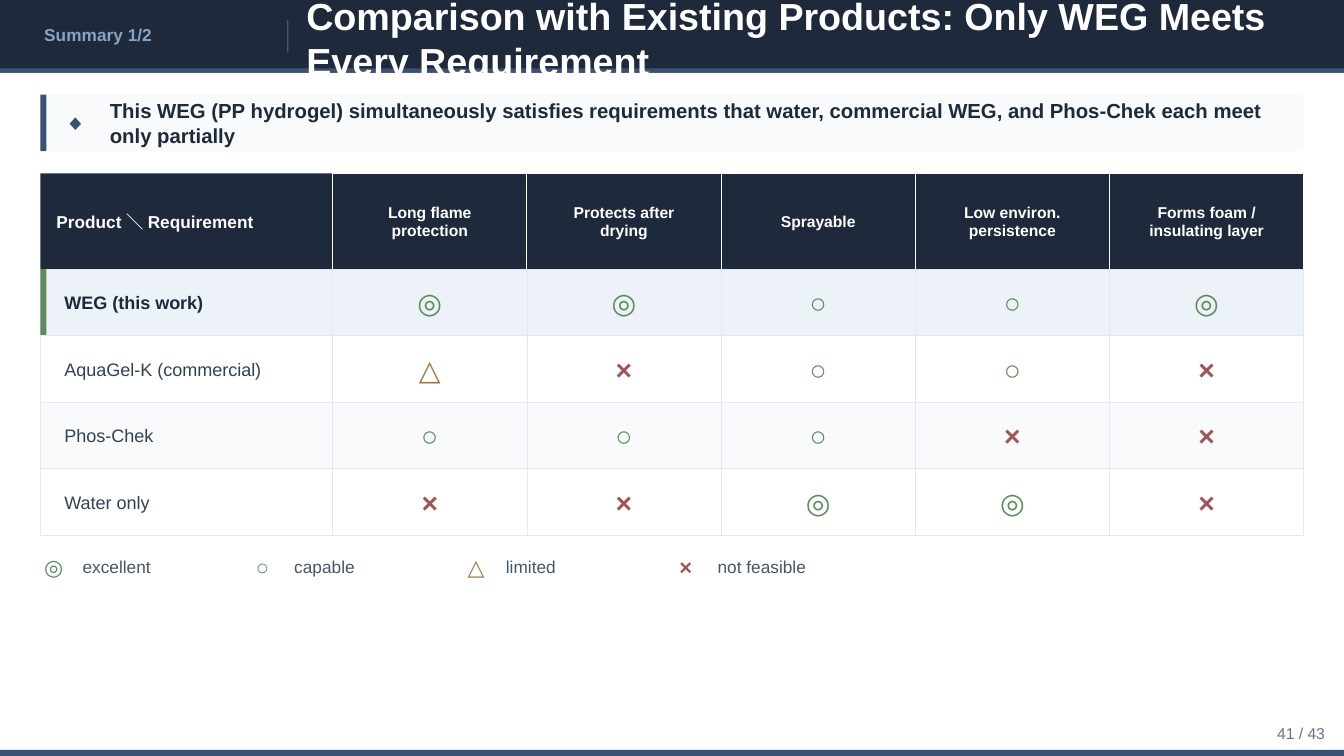
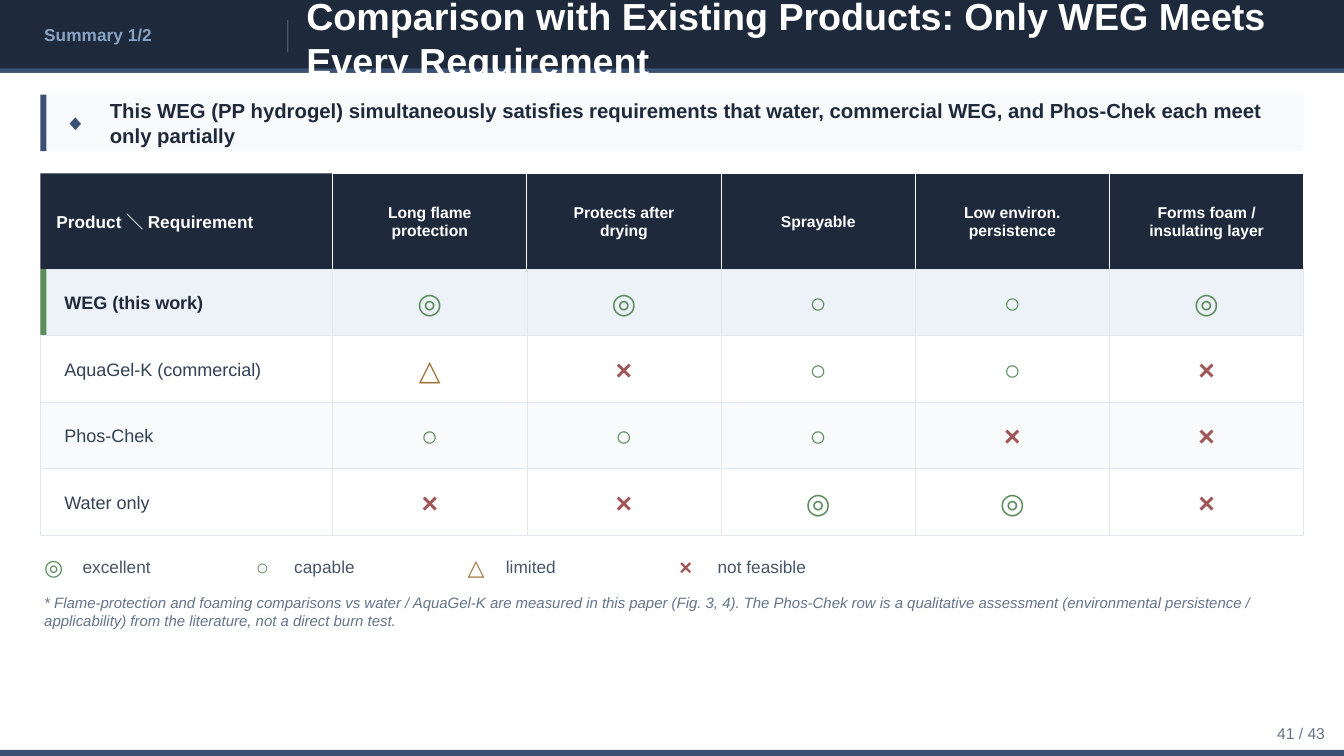
Before and after one commit to ytaisei0525-design/my-first-claude, a slide deck: slide 41 of slides_en.pptx. Drawn at 1344x756 pixels with LibreOffice and Linux fonts; fonts in the diff are those of the drawing. Boxes give left, top, right and bottom in pixels: in the first picture for what was removed or moved away, otherwise in the second. Text is boxed around its words. In the diff, an @@ line names an element or a change of style, - is before the commit and + after.

```diff
--- a/slides_en.pptx
+++ b/slides_en.pptx
@@ text added at (x1=44, y1=597, x2=1241, y2=629), 10.6 pt, text #64748B, italic @@
+* Flame-protection and foaming comparisons vs water / AquaGel-K are measured in this paper (Fig. 3, 4). The Phos-Chek row is a qualitative assessment (environmental persistence / applicability) from the literature, not a direct burn test.
```
Also in this commit, not shown: 1 other slide changed, 3 other files.
